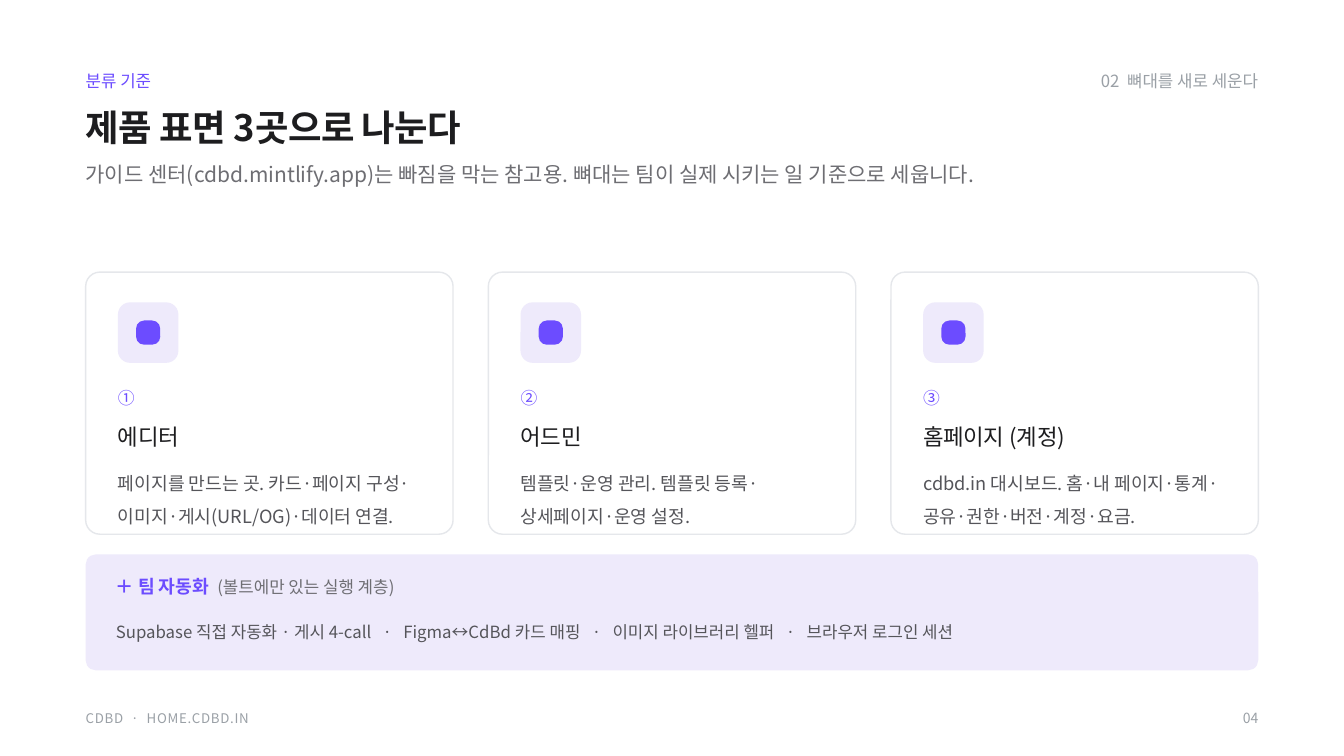
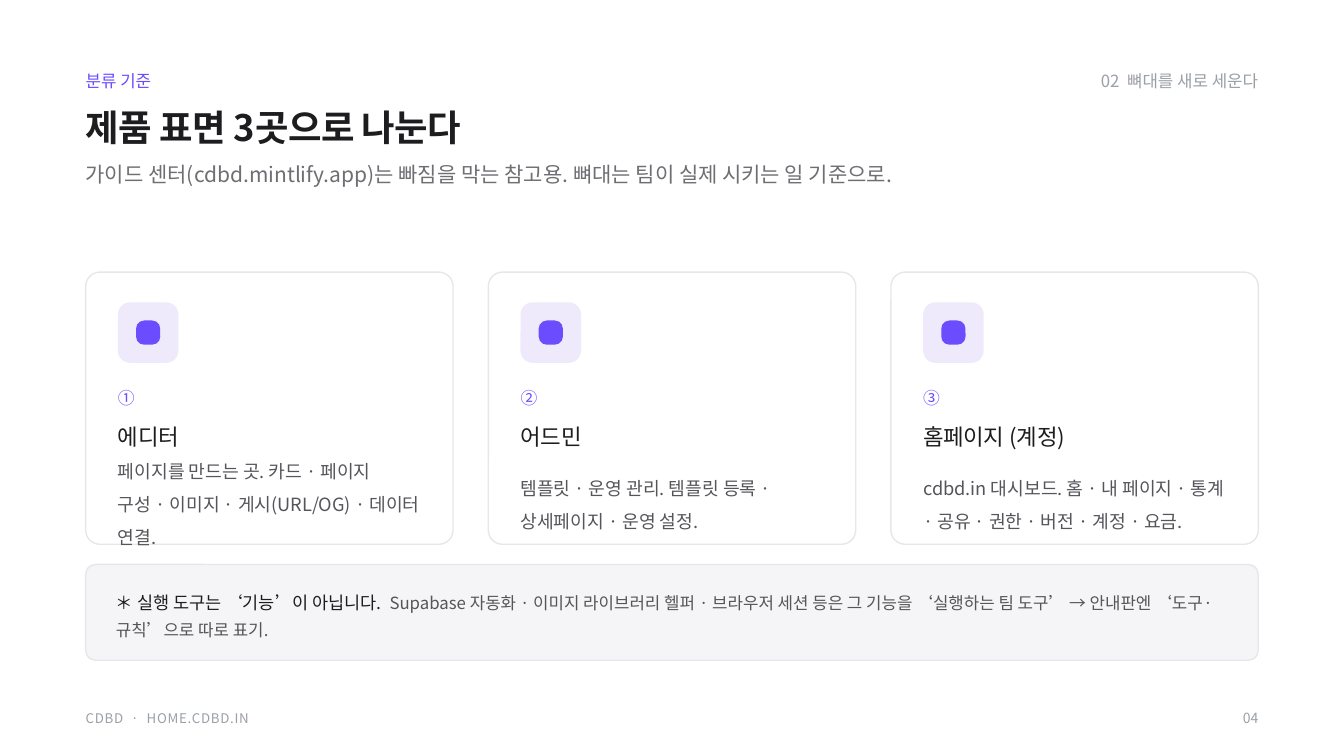
Before and after one commit to CdBd-in/design, a slide deck: slide 4 of _기능 안내판 실행 계획.pptx. Drawn at 1344x756 pixels with LibreOffice and Linux fonts; fonts in the diff are those of the drawing. Boxes give left, top, right and bottom in pixels: in the first picture for what was removed or moved away, otherwise in the second. Text is boxed around its words. In the diff, an @@ line names an element or a change of style, - is before the commit and + after.

```diff
--- a/_기능 안내판 실행 계획.pptx
+++ b/_기능 안내판 실행 계획.pptx
@@ text at [86,164,892,187]: text changed @@
-가이드 센터(cdbd.mintlify.app)는 빠짐을 막는 참고용. 뼈대는 팀이 실제 시키는 일 기준으로 세웁니다.
+가이드 센터(cdbd.mintlify.app)는 빠짐을 막는 참고용. 뼈대는 팀이 실제 시키는 일 기준으로.
@@ rounded rectangle: place and size @@
-rounded rectangle at [86,272,453,534]
+rounded rectangle at [86,272,453,544]
@@ rounded rectangle: place and size @@
-rounded rectangle at [488,272,855,534]
+rounded rectangle at [488,272,855,544]
@@ proportions changed in 3 elements at [86,272,453,544], [488,272,855,544], [891,272,1258,544] @@
@@ rounded rectangle: place and size @@
-rounded rectangle at [891,272,1258,534]
+rounded rectangle at [891,272,1258,544]
@@ text at [118,463,419,515]: spaces changed @@
-페이지를 만드는 곳. 카드·페이지 구성·이미지·게시(URL/OG)·데이터 연결.
+페이지를 만드는 곳. 카드 · 페이지 구성 · 이미지 · 게시(URL/OG) · 데이터 연결.
@@ text at [923,479,1224,530]: spaces changed @@
-cdbd.in 대시보드. 홈·내 페이지·통계·공유·권한·버전·계정·요금.
+cdbd.in 대시보드. 홈 · 내 페이지 · 통계 · 공유 · 권한 · 버전 · 계정 · 요금.
@@ text at [521,480,756,530]: spaces changed @@
-템플릿·운영 관리. 템플릿 등록·상세페이지·운영 설정.
+템플릿 · 운영 관리. 템플릿 등록 · 상세페이지 · 운영 설정.
@@ rounded rectangle: place and size @@
-rounded rectangle at [86,555,1258,670]
+rounded rectangle at [86,565,1258,660]
@@ rounded rectangle at [86,565,1258,660]: fill #EEEAFB to #F5F5F7; outline none to #E5E7EB 1 pt; proportions changed @@
@@ text at [116,594,1213,638]: text changed; text colour #6E6E73 to #55555A @@
-＋ 팀 자동화 (볼트에만 있는 실행 계층)
+＊ 실행 도구는 ‘기능’이 아닙니다. Supabase 자동화 · 이미지 라이브러리 헬퍼 · 브라우저 세션 등은 그 기능을 ‘실행하는 팀 도구’ → 안내판엔 ‘도구·규칙’으로 따로 표기.
@@ text removed at [116,624,953,642] @@
-Supabase 직접 자동화 · 게시 4-call · Figma↔CdBd 카드 매핑 · 이미지 라이브러리 헬퍼 · 브라우저 로그인 세션
```
Also in this commit, not shown: 8 other slides changed, 2 slides added, 1 other file.
